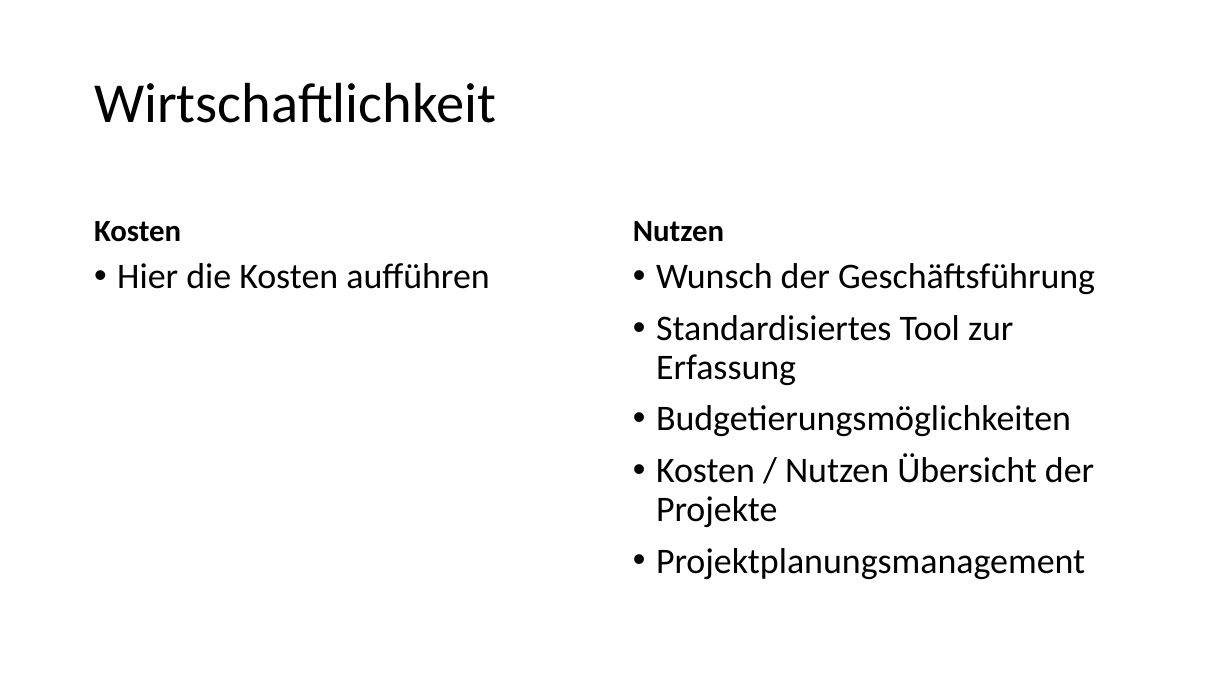
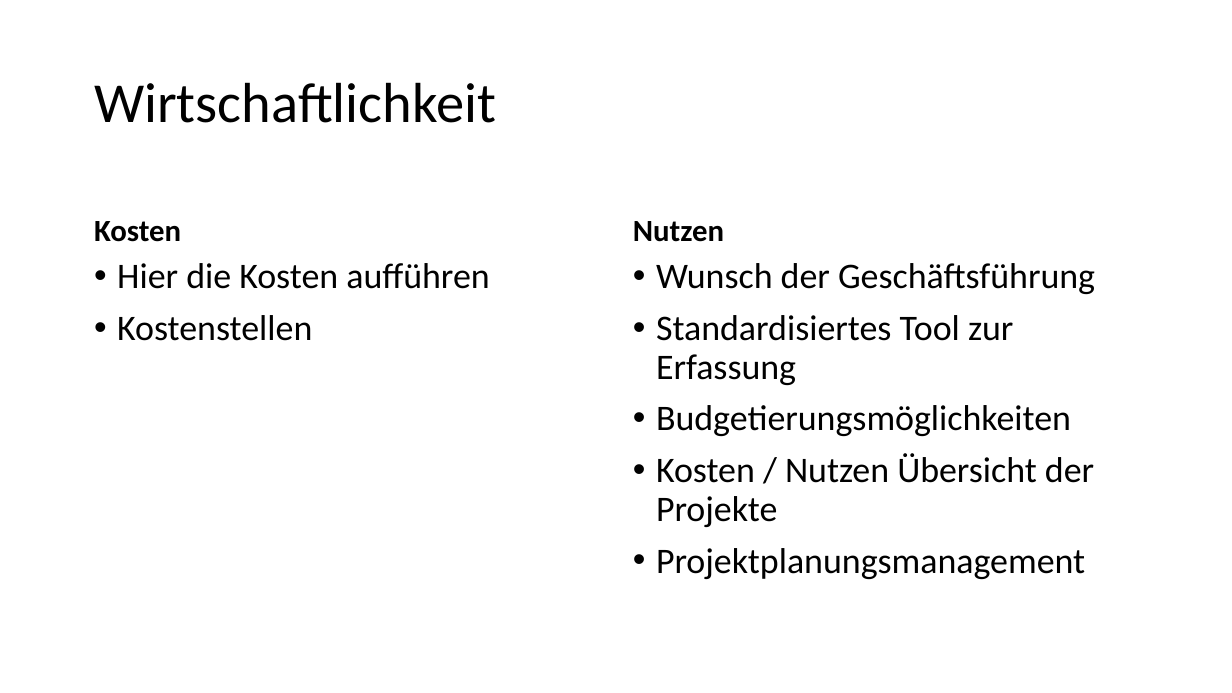
Before and after one commit to Masterarth/PM, a slide deck: slide 2 of documents/projectmanagement/Allgemeines/Machbarkeitsstudie.pptx. Drawn at 1232x693 pixels with LibreOffice and Linux fonts; fonts in the diff are those of the drawing. Boxes give left, top, right and bottom in pixels: in the first picture for what was removed or moved away, otherwise in the second. Text is boxed around its words. In the diff, an @@ line names an element or a change of style, - is before the commit and + after.

```diff
--- a/documents/projectmanagement/Allgemeines/Machbarkeitsstudie.pptx
+++ b/documents/projectmanagement/Allgemeines/Machbarkeitsstudie.pptx
@@ text at [117, 315, 312, 341]: paragraph added @@
+• Kostenstellen
```
Also in this commit, not shown: 1 other slide changed, 6 slides added.
